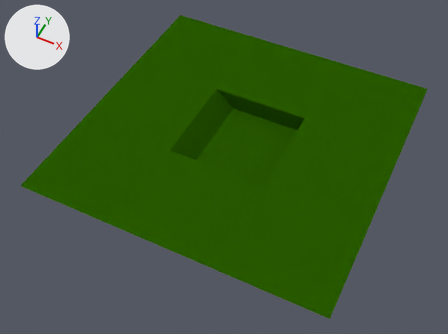
Before and after pictures for a commit that changed the Blender file GUIPrototype/assets/Model/Box/box.blend.
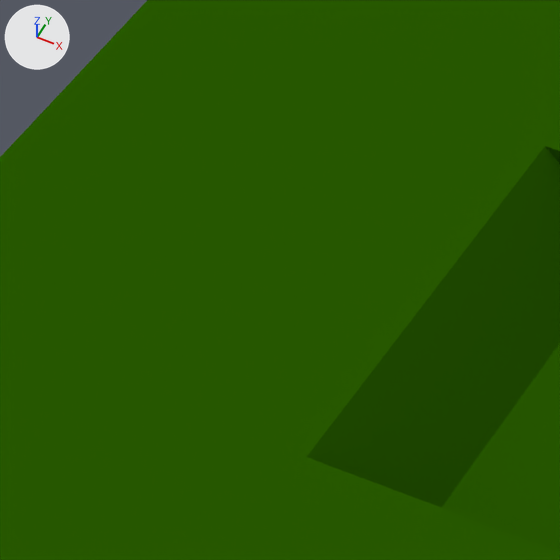
Each version appears first whole from a 50 mm lens placed at (18.1, -39.5, 43.6), pointed at (-0.4, -2.4, -2.7), and next in a close-up on the part from 24% to 49% of the width and 18% to 51% of the height. The lights are fixed; the arrows at upper left show +X, +Y and +Z.
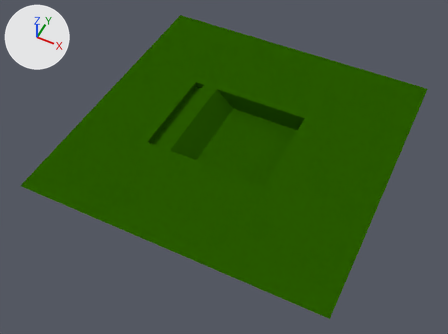
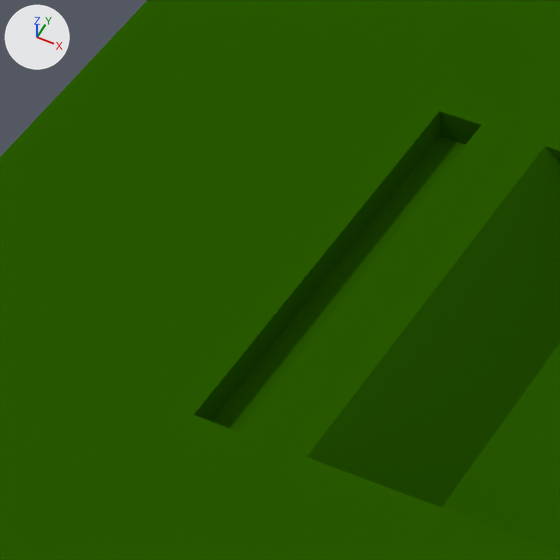
Changed parts and their boxes (x1, y1, x2, y2) in the close-ups (560 x 560 px):
```json
{"part": 1, "of": "me_cube", "change": "built on", "before": [192, 109, 483, 430], "after": [192, 109, 483, 430]}
```

Scene script edits in JSON lines:
```json
{"block": "me_cube", "where": "# used by ob_cube; location = (0.0, 0.0, 0.0)"}
{"op": "remove", "block": "me_cube", "code": "me_cube.from_pydata(...)  # 20 vertices, 13 faces; spans x -15.0..15.0, y -15.0..15.0, z -2.0..0.0"}
{"op": "add", "block": "me_cube", "code": "me_cube.from_pydata(...)  # 28 vertices, 19 faces; spans x -15.0..15.0, y -15.0..15.0, z -2.0..0.0"}
{"block": "me_cube", "change": "me_cube part 1"}
{"block": "me_cube", "change": "3 faces are deleted"}
{"block": "me_cube", "change": "8 vertices are added at x -7.5..-6.5, y -5.0..5.0, z -0.7..0.0"}
{"block": "me_cube", "change": "9 new faces join them"}
```
